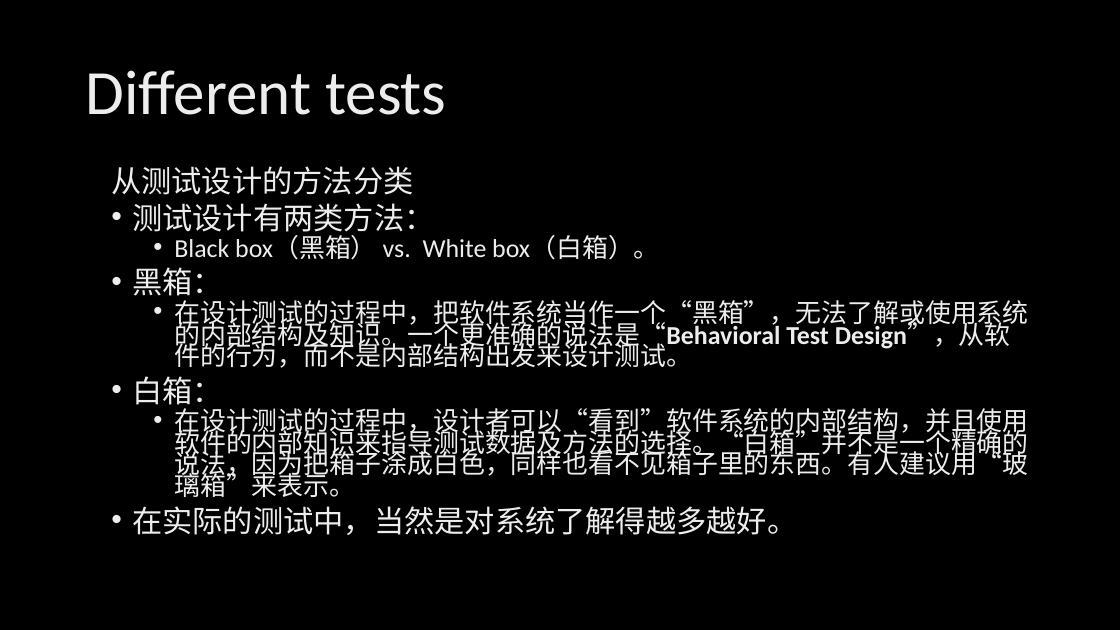
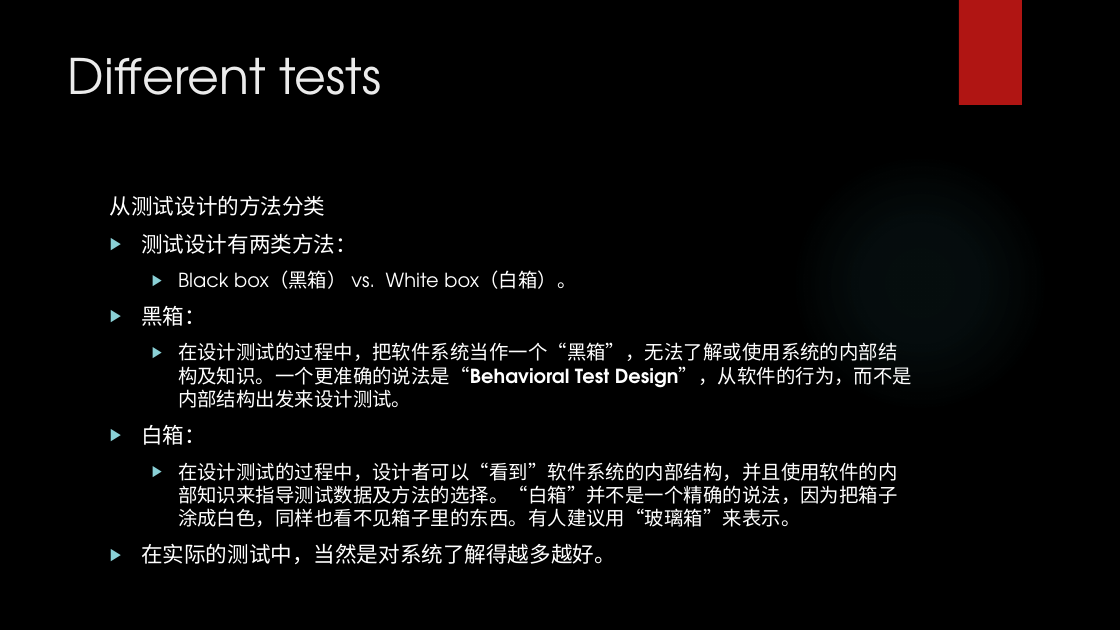
Before and after one commit to xinase/ASE, a slide deck: slide 24 of chapter13/ASE_13_Testing.pptx. Drawn at 1120x630 pixels with LibreOffice and Linux fonts; fonts in the diff are those of the drawing; background and template pictures are left out. Boxes give left, top, right and bottom in pixels: in the first picture for what was removed or moved away, otherwise in the second. Text is boxed around its words. In the diff, an @@ line names an element or a change of style, - is before the commit and + after.

```diff
--- a/chapter13/ASE_13_Testing.pptx
+++ b/chapter13/ASE_13_Testing.pptx
@@ rectangle added at <box>959,0,1022,105</box>, fill #B01513 @@
@@ title "Different tests": place and size @@
-title "Different tests" at <box>85,70,446,115</box>
+title "Different tests" at <box>68,57,381,95</box>
@@ title "Different tests" at <box>68,57,381,95</box>: size 54 to 42 pt, font Calibri to TeX Gyre Adventor, text colour gradient #BFBFBF to #EDEDED to #FFFFFF to #EBEBEB; line spacing 0.9 to 1; vertical alignment middle to top @@
@@ ellipse added at <box>791,154,1049,413</box>, fill gradient #50B9C1 @@
@@ text "从测试设计的方法分类": place and size @@
-text "从测试设计的方法分类" at <box>111,166,1028,535</box>
+text "从测试设计的方法分类" at <box>110,196,912,564</box>
@@ text "从测试设计的方法分类" at <box>110,196,912,564</box>: size 25.9 to 18.5 pt in "从测试设计的方法分类", "测试设计有两类方法：", "黑箱：", "白箱：" and 1 more places; font Calibri to TeX Gyre Adventor, text colour gradient #BFBFBF to #EDEDED to #FFFFFF to #FFFFFF; size 22.2 to 16.6 pt in "Black box（黑箱） vs. White box（白箱）。", "在设计测试的过程中，把软件系统当作一个“黑箱”，无法了解或使用系统的内部结构及知识。一个更准确的说法是“Behavior ...", "在设计测试的过程中，设计者可以“看到”软件系统的内部结构，并且使用软件的内部知识来指导测试数据及方法的选择。“白箱”并不 ..."; indent changed; line spacing 0.7 to 1; bullet • to ▶; more space between paragraphs @@
```
Also in this commit, not shown: 43 other slides changed.
